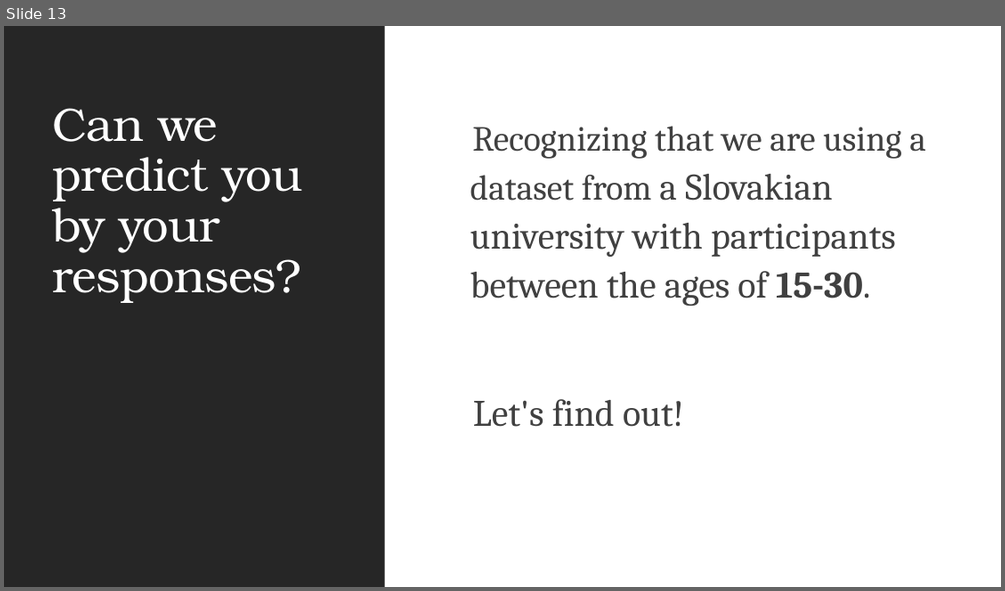
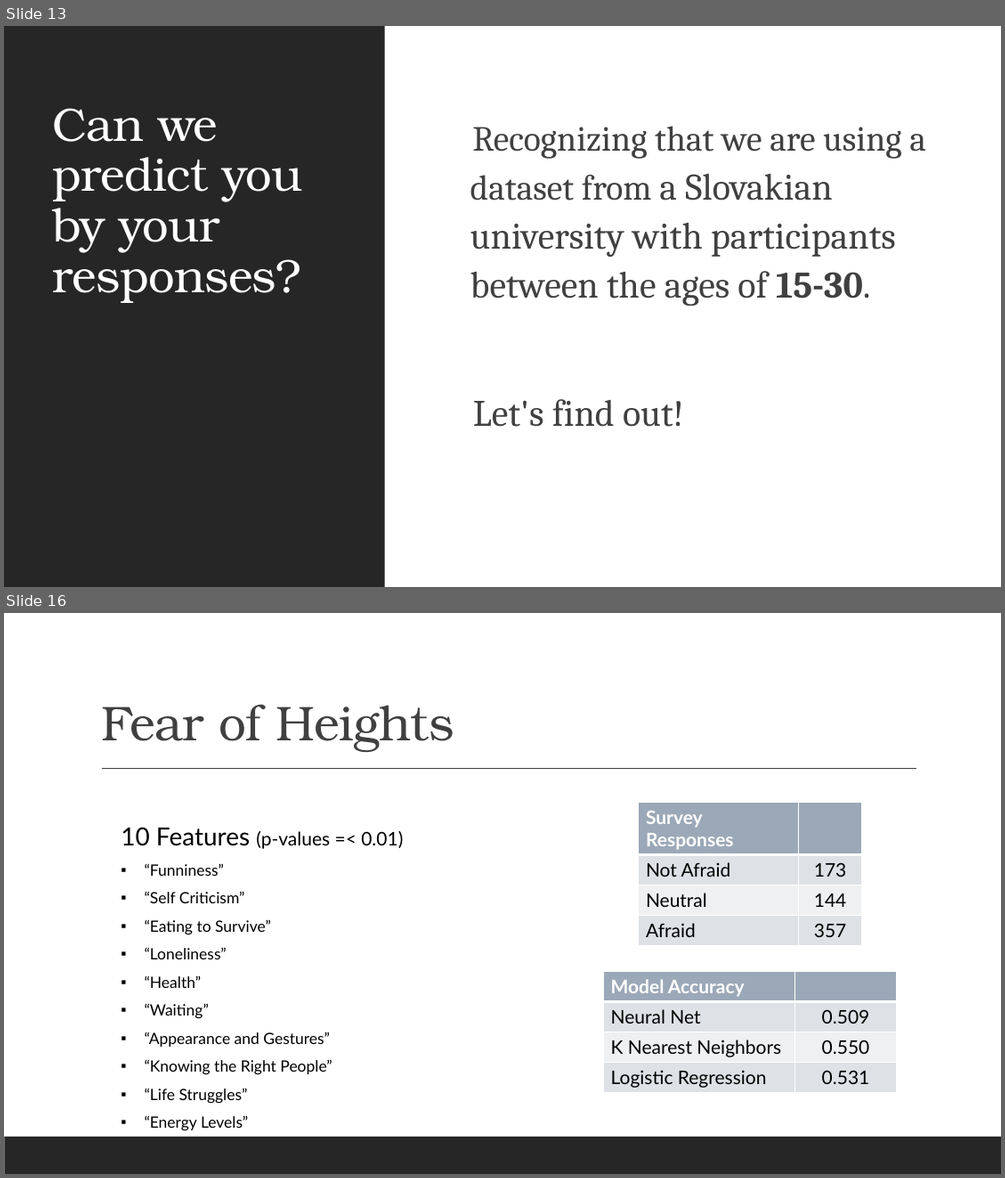
Before and after one commit to BDomogalla/machine-learning-project, a slide deck: machine_learning_pp.pptx. Shown one above the other, each under a label of ours: slide 13 before the commit, slides 13 and 16 after it; the slides between them are not shown. The pictures are 1005x591 and 1005x1178 pixels, drawn with LibreOffice and Linux fonts; fonts in the diff are those of the drawing. Boxes give left, top, right and bottom in pixels: in the first picture for what was removed or moved away, otherwise in the second. Text is boxed around its words. In the diff, an @@ line names an element or a change of style, - is before the commit and + after.

```diff
--- a/machine_learning_pp.pptx
+++ b/machine_learning_pp.pptx
@@ slide 16 added at [4, 613, 1001, 1174], background #FFFFFF @@
@@ title added at [101, 704, 454, 752], 47 pt, text #404040 @@
+Fear of Heights
@@ line added from (102, 769) to (917, 769), #404040 1 pt @@
@@ table added at [638, 803, 861, 941], 4 rows, 2 columns @@
+Survey Responses | 
+Not Afraid | 173
+Neutral | 144
+Afraid | 357
@@ text added at [121, 827, 403, 1130], 15 pt, text #000000 @@
+10 Features (p-values =< 0.01)
+▪ “Funniness”
+▪ “Self Criticism”
+▪ “Eating to Survive”
+▪ “Loneliness”
+▪ “Health”
+▪ “Waiting”
+▪ “Appearance and Gestures”
+▪ “Knowing the Right People”
+▪ “Life Struggles”
+▪ “Energy Levels”
@@ table added at [604, 971, 898, 1093], 4 rows, 2 columns @@
+Model Accuracy | 
+Neural Net | 0.509
+K Nearest Neighbors | 0.550
+Logistic Regression | 0.531
@@ rectangle added at [4, 1136, 1001, 1174], fill #262626 @@
```
Also in this commit, not shown: 3 other slides added, 1 slide removed.
